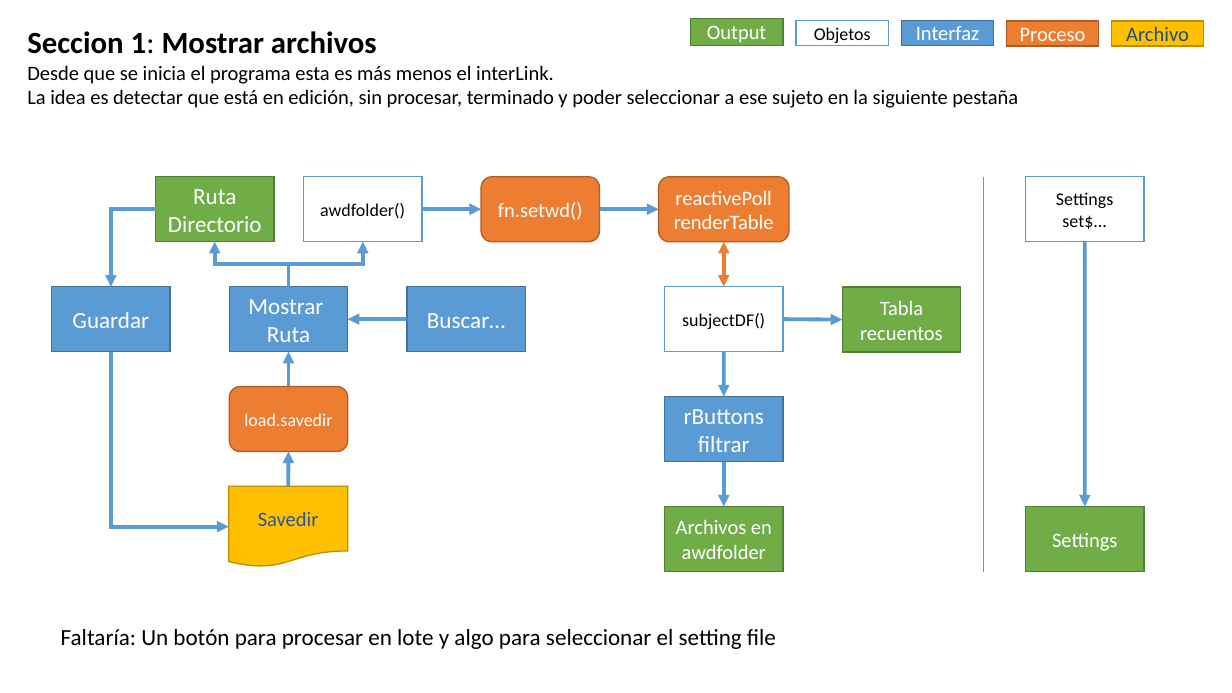
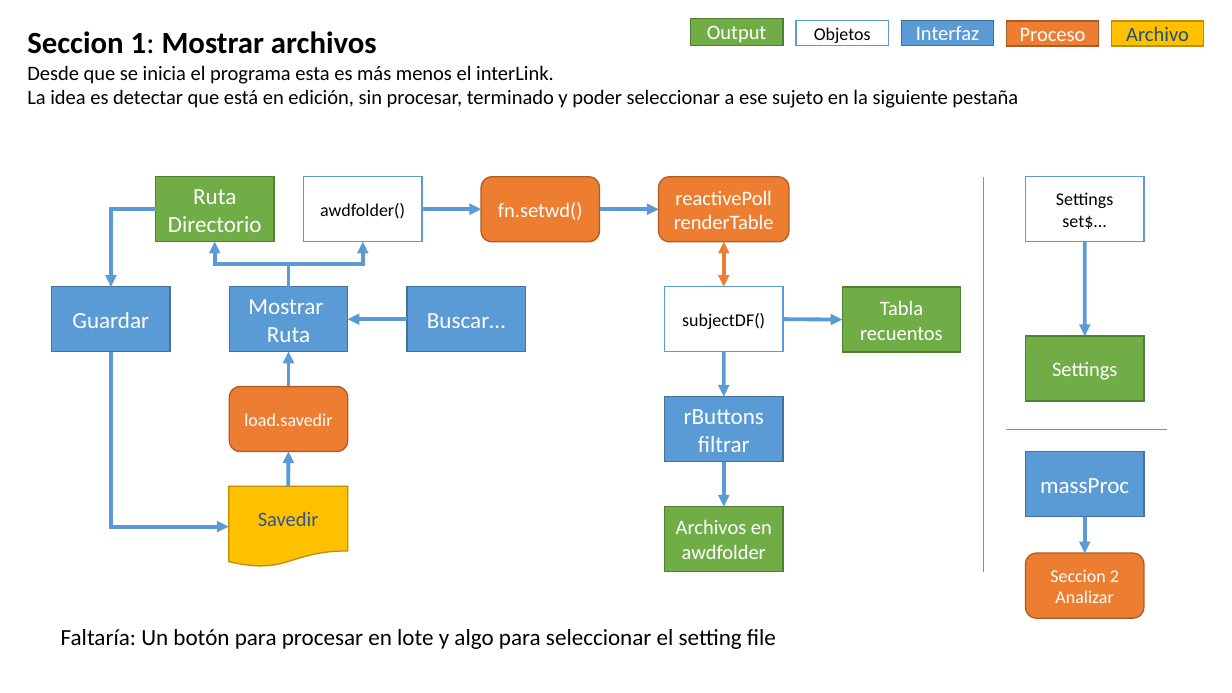
Before and after one commit to olitroski/Actigrafia, a slide deck: slide 3 of flujo edicion.pptx. Drawn at 1232x693 pixels with LibreOffice and Linux fonts; fonts in the diff are those of the drawing. Boxes give left, top, right and bottom in pixels: in the first picture for what was removed or moved away, otherwise in the second. Text is boxed around its words. In the diff, an @@ line names an element or a change of style, - is before the commit and + after.

```diff
--- a/flujo edicion.pptx
+++ b/flujo edicion.pptx
@@ arrow moved from (1085, 242) - (1085, 506) to (1085, 242) - (1085, 336) @@
@@ rectangle "Settings": place and size @@
-rectangle "Settings" at (1026, 506, 1144, 571)
+rectangle "Settings" at (1026, 336, 1144, 401)
@@ line added from (1006, 429) to (1167, 429), #5B9BD5 0.5 pt @@
@@ rectangle added at (1026, 452, 1144, 517), fill #5B9BD5, outline #43739E 1 pt, 18 pt, text #FFFFFF @@
+massProc
@@ arrow added from (1085, 517) to (1085, 554), #5B9BD5 3 pt @@
@@ rounded rectangle added at (1026, 554, 1144, 618), fill #ED7D31, outline #AF5C24 1 pt, 14 pt, text #FFFFFF @@
+Seccion 2
+Analizar
```
Also in this commit, not shown: 4 other slides changed, 1 slide added, 20 other files.
